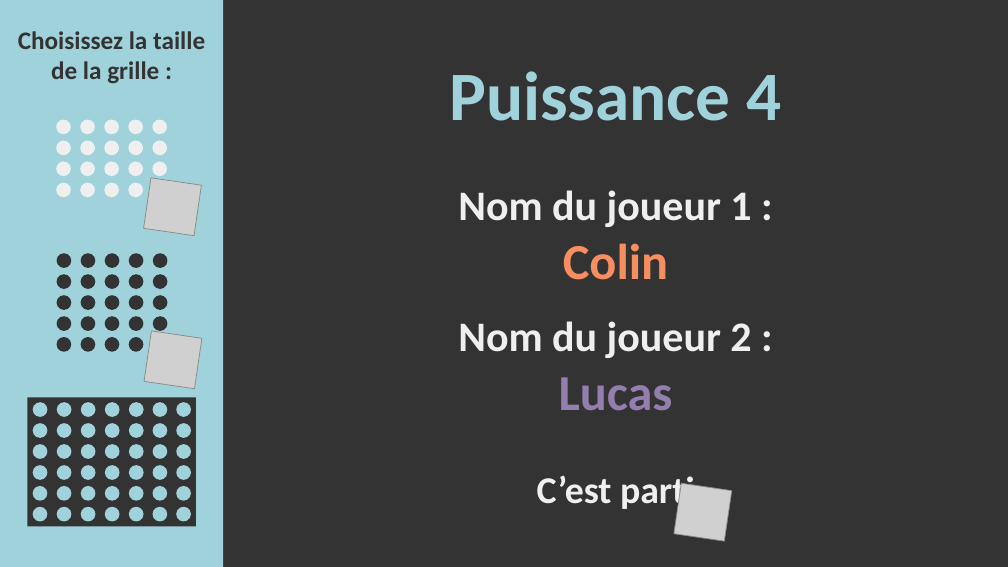
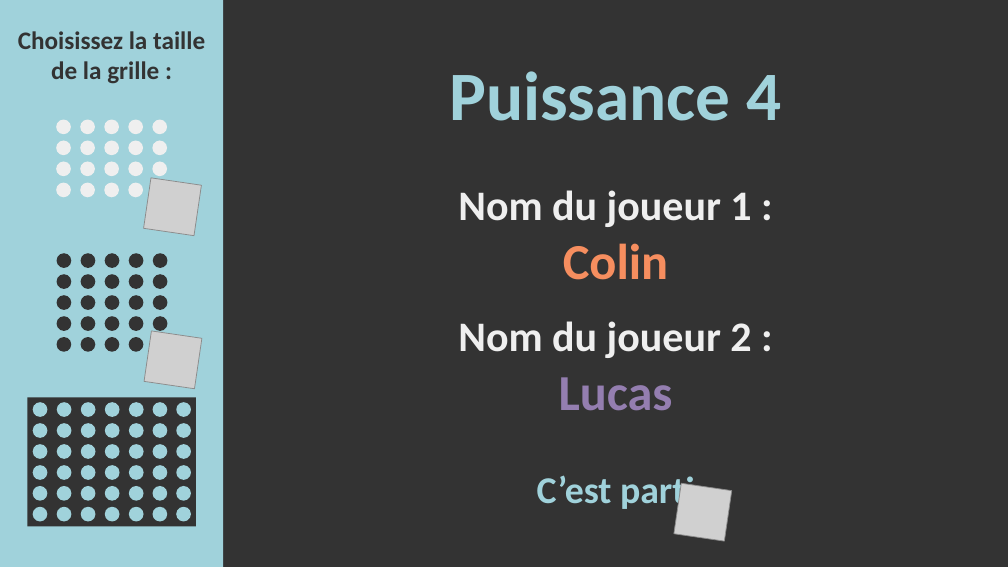
Before and after one commit to ColinCaz/Puissance4, a slide deck: slide 3 of Idée charte graphique.pptx. Drawn at 1008x567 pixels with LibreOffice and Linux fonts; fonts in the diff are those of the drawing; grey boxes stand for pictures. Boxes give left, top, right and bottom in pixels: in the first picture for what was removed or moved away, otherwise in the second. Text is boxed around its words. In the diff, an @@ line names an element or a change of style, - is before the commit and + after.

```diff
--- a/Idée charte graphique.pptx
+++ b/Idée charte graphique.pptx
@@ text "C’est parti" at [537,475,694,512]: text colour #EFEFEF to #A0D2DB @@
```
Also in this commit, not shown: 1 other slide changed, 19 other files.
